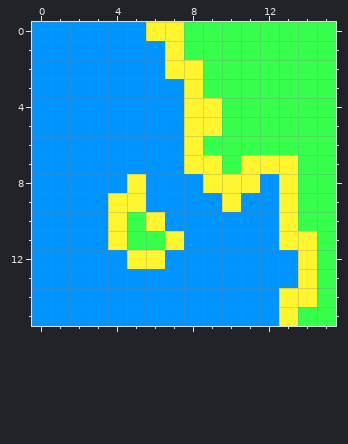
File history of a pixel-art file, App Icon.aseprite. This is how it looked before the edit.
16x16 pixels, 1 frame.
The same view after the edit:
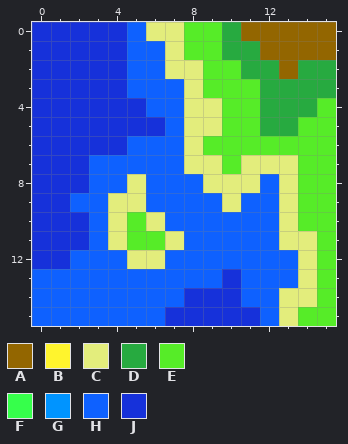
Palette (. is transparent): A #936600  B #fff42d  C #e3ed7c  D #27aa40  E #56ec28  F #36ff4b  G #0094ff  H #0e61ff  J #1631da
Changes in this commit:
@@ x 0..15 @@
- 0 GGGGGGBBFFFFFFFF
- 1 GGGGGGGBFFFFFFFF
- 2 GGGGGGGBBFFFFFFF
- 3 GGGGGGGGBFFFFFFF
- 4 GGGGGGGGBBFFFFFF
- 5 GGGGGGGGBBFFFFFF
- 6 GGGGGGGGBFFFFFFF
- 7 GGGGGGGGBBFBBBFF
- 8 GGGGGBGGGBBBGBFF
- 9 GGGGBBGGGGBGGBFF
-10 GGGGBFBGGGGGGBFF
-11 GGGGBFFBGGGGGBBF
-12 GGGGGBBGGGGGGGBF
-13 GGGGGGGGGGGGGGBF
-14 GGGGGGGGGGGGGBBF
-15 GGGGGGGGGGGGGBFF
+ 0 JJJJJHCCEEDAAAAA
+ 1 JJJJJHHCEEDDAAAA
+ 2 JJJJJHHCCEEDDADD
+ 3 JJJJJHHHCEEEDDDD
+ 4 JJJJJJHHCCEEDDDE
+ 5 JJJJJJJHCCEEDDEE
+ 6 JJJJJHHHCEEEEEEE
+ 7 JJJHHHHHCCECCCEE
+ 8 JJJHHCHHHCCCHCEE
+ 9 JJHHCCHHHHCHHCEE
+10 JJJHCECHHHHHHCEE
+11 JJJHCEECHHHHHCCE
+12 JJHHHCCHHHHHHHCE
+13 HHHHHHHHHHJHHHCE
+14 HHHHHHHHJJJHHCCE
+15 HHHHHHHJJJJJHCEE
Where, in picture pixels (left, top, right, bottom), the same in both pictures:
changed: (32, 22, 336, 326)
